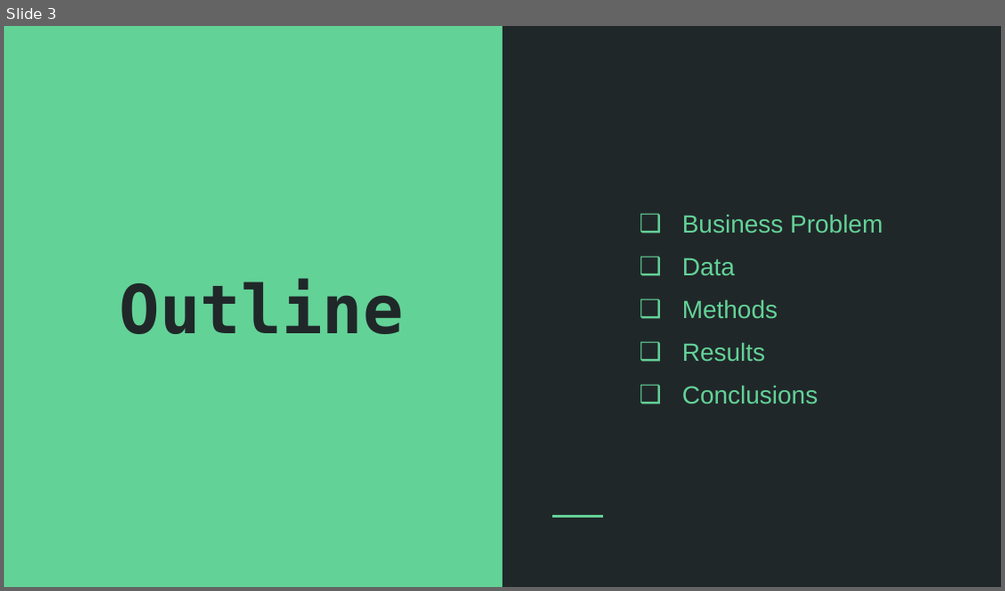
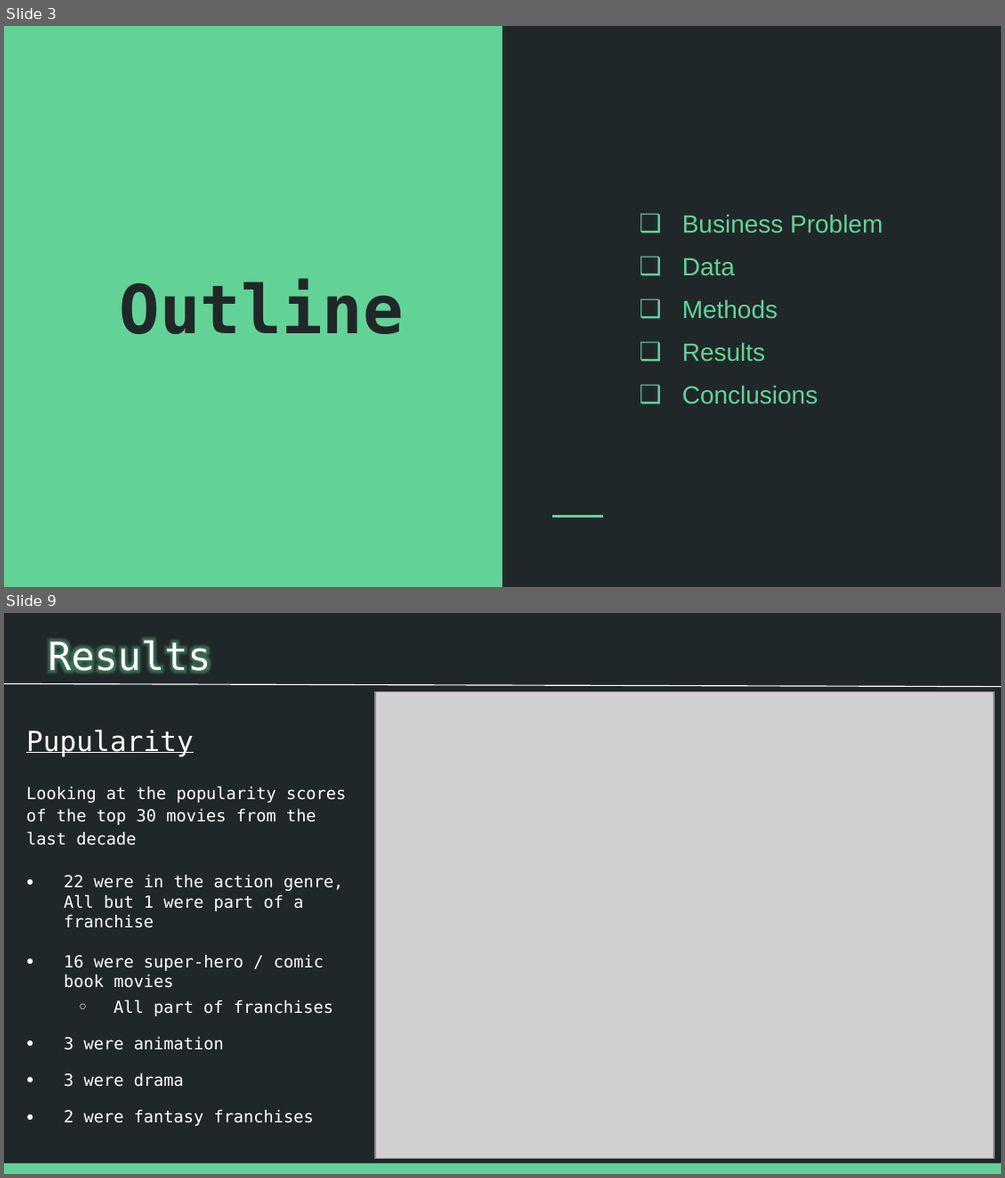
Before and after one commit to patrick-anastasio/Flatiron_DSC-Phase1_Project, a slide deck: Slide Deck.pptx. Shown one above the other, each under a label of ours: slide 3 before the commit, slides 3 and 9 after it; the slides between them are not shown. The pictures are 1005x591 and 1005x1178 pixels, drawn with LibreOffice and Linux fonts; fonts in the diff are those of the drawing; grey boxes stand for pictures. Boxes give left, top, right and bottom in pixels: in the first picture for what was removed or moved away, otherwise in the second. Text is boxed around its words. In the diff, an @@ line names an element or a change of style, - is before the commit and + after.

```diff
--- a/Slide Deck.pptx
+++ b/Slide Deck.pptx
@@ slide 9 added at [4,613,1001,1174], background #202729 @@
@@ title added at [48,639,210,679], 28 pt, text #FFFFFF @@
+Results
@@ line added from (4, 684) to (1001, 687), #FFFFFF 0.75 pt @@
@@ picture added at [375,691,994,1159] @@
@@ text added at [26,730,346,1126], 12 pt, text #FFFFFF @@
+Pupularity
+Looking at the popularity scores of the top 30 movies from the last decade
+● 22 were in the action genre, All but 1 were part of a franchise
+● 16 were super-hero / comic book movies
+  ○ All part of franchises
+● 3 were animation
+● 3 were drama
+● 2 were fantasy franchises
@@ rectangle added at [4,1163,1001,1174], fill #63D297 @@
```
Also in this commit, not shown: 4 slides changed, 7 other slides added, 3 slides removed, 11 other files.
